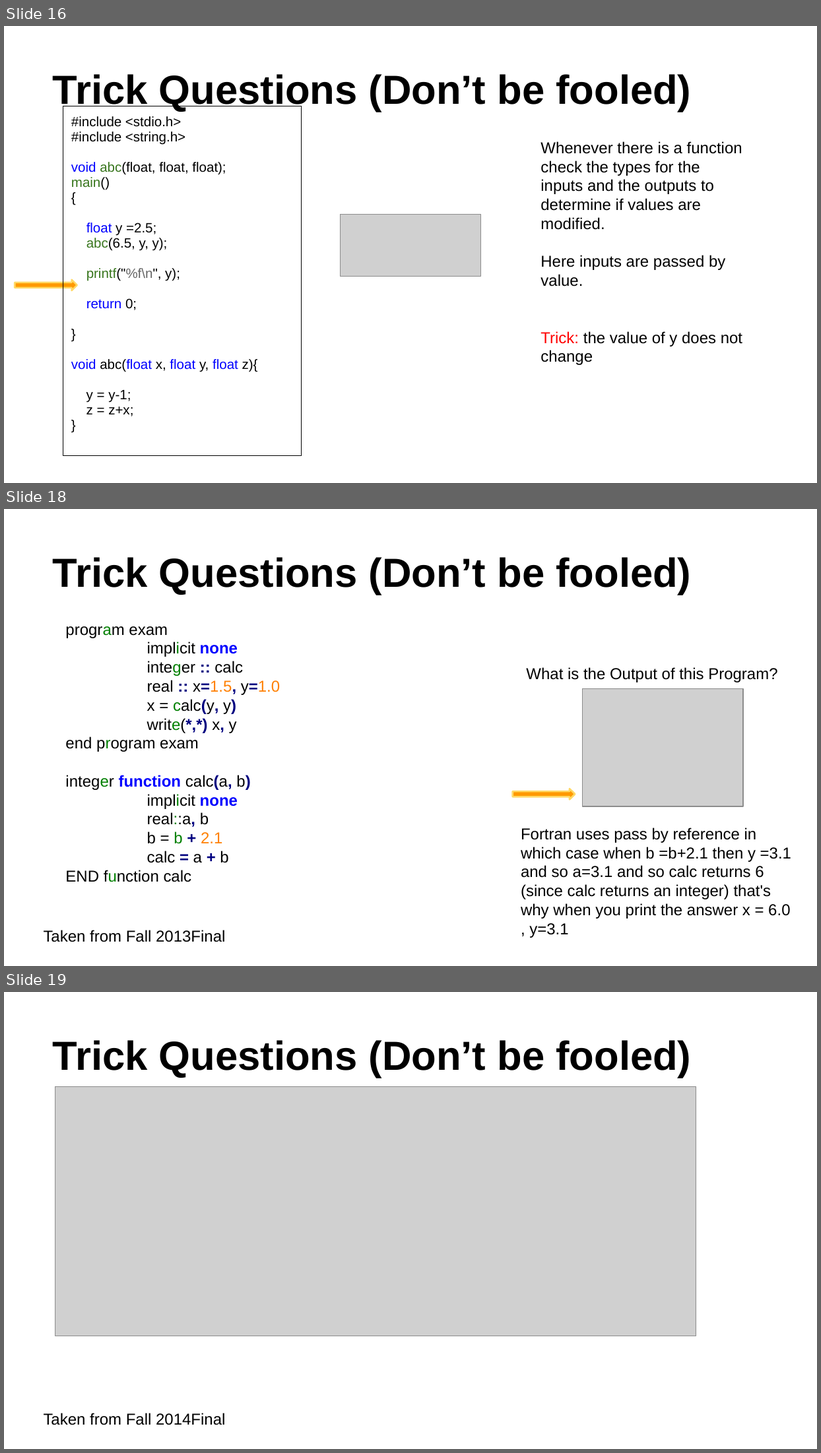
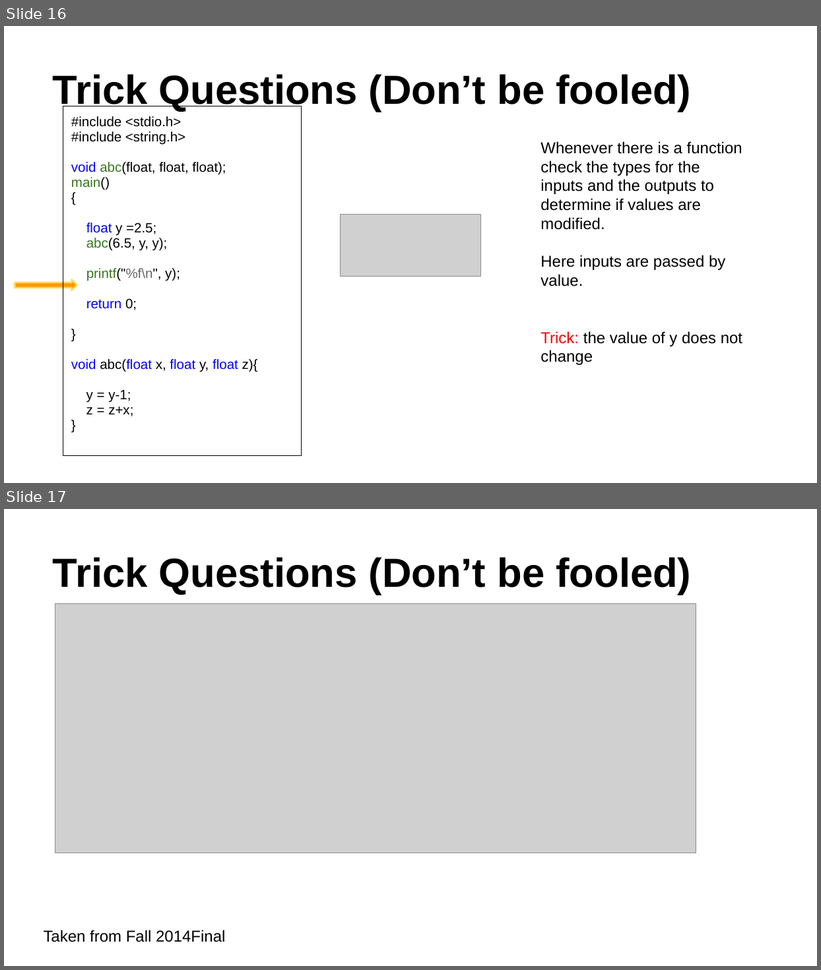
Before and after one commit to shabbir-hussain/Tutorials, a slide deck: Comp208/finalReview/SOLUTIONS Comp208 final review slides F14 .pptx. Shown one above the other, each under a label of ours: slides 16, 18 and 19 before the commit, slides 16 and 17 after it; the slides between them are not shown. The pictures are 821x1453 and 821x970 pixels, drawn with LibreOffice and Linux fonts; fonts in the diff are those of the drawing; grey boxes stand for pictures. Boxes give left, top, right and bottom in pixels: in the first picture for what was removed or moved away, otherwise in the second. Text is boxed around its words. In the diff, an @@ line names an element or a change of style, - is before the commit and + after.

```diff
--- a/Comp208/finalReview/SOLUTIONS Comp208 final review slides F14 .pptx
+++ b/Comp208/finalReview/SOLUTIONS Comp208 final review slides F14 .pptx
@@ slide 18 removed at <box>4,509,817,966</box>, background #FFFFFF @@
@@ title removed at <box>53,557,691,595</box> @@
-Trick Questions (Don’t be fooled)
@@ text removed at <box>65,626,280,883</box> @@
-program exam
-implicit none
-integer :: calc
-real :: x=1.5, y=1.0
-x = calc(y, y)
-write(*,*) x, y
-end program exam
-integer function calc(a, b)
-implicit none
-real::a, b
-b = b + 2.1
-calc = a + b
-END function calc
@@ text removed at <box>526,667,778,683</box> @@
-What is the Output of this Program?
@@ picture removed at <box>582,689,743,807</box> @@
@@ right arrow removed at <box>513,789,576,799</box> @@
@@ text removed at <box>521,828,791,938</box> @@
-Fortran uses pass by reference in which case when b =b+2.1 then y =3.1 and so a=3.1 and so calc returns 6 (since calc returns an integer) that's why when you print the answer x = 6.0 , y=3.1
@@ text removed at <box>44,930,225,943</box> @@
-Taken from Fall 2013Final
@@ what was slide 19 is now slide 17 @@
```
Also in this commit, not shown: 1 slide changed, 2 slides added, 1 other slide removed, 1 other file.
